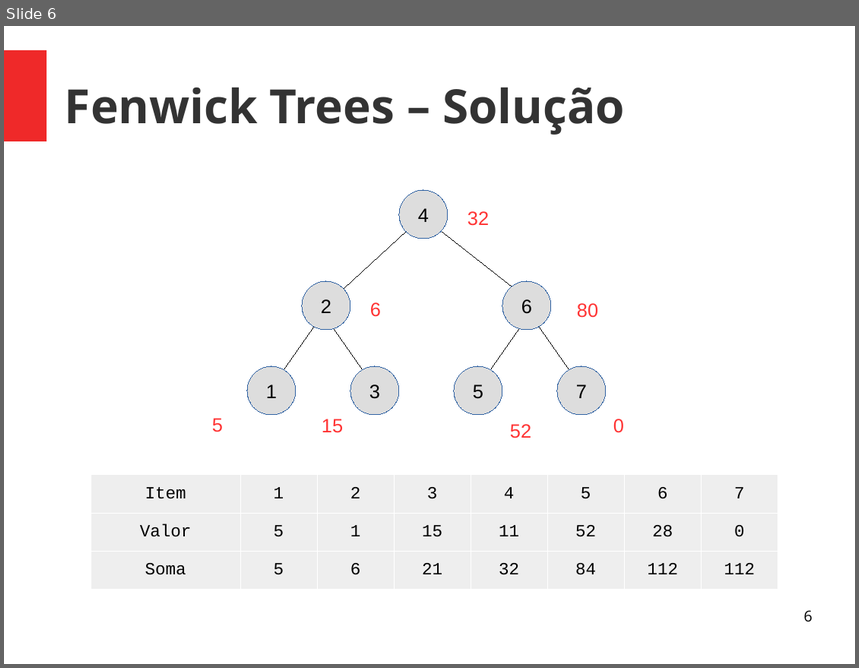
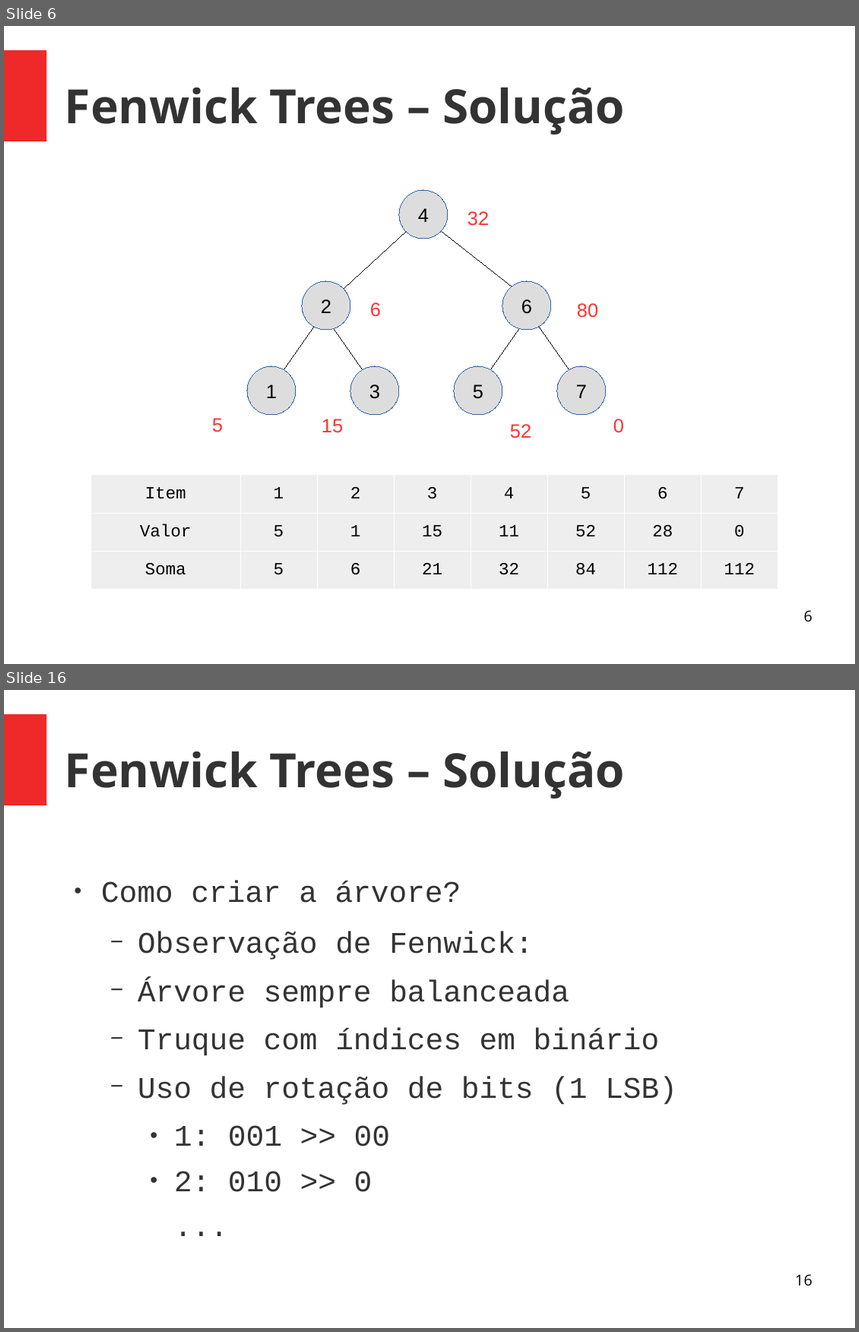
Before and after one commit to almirbraggio/aed, a slide deck: 03/Fenwick-Tree/fenwick-tree.odp. Shown one above the other, each under a label of ours: slide 6 before the commit, slides 6 and 16 after it; the slides between them are not shown. The pictures are 859x668 and 859x1332 pixels, drawn with LibreOffice and Linux fonts; fonts in the diff are those of the drawing. Boxes give left, top, right and bottom in pixels: in the first picture for what was removed or moved away, otherwise in the second. Text is boxed around its words. In the diff, an @@ line names an element or a change of style, - is before the commit and + after.

Commit message:
Fenwick presentation edit

```diff
--- a/03/Fenwick-Tree/fenwick-tree.odp
+++ b/03/Fenwick-Tree/fenwick-tree.odp
@@ slide 16 added at [4, 690, 855, 1328], background #FFFFFF; not listed: 1 template element that a slide beside it also shows @@
@@ title added at [65, 752, 625, 799], 44 pt, text #333333, bold @@
+Fenwick Trees – Solução
@@ text added at [101, 881, 677, 1192], 28 pt, text #333333 @@
+● Como criar a árvore?
+  − Observação de Fenwick:
+  − Árvore sempre balanceada
+  − Truque com índices em binário
+  − Uso de rotação de bits (1 LSB)
+    ● 1: 001 >> 00
+    ● 2: 010 >> 0
+    ...
@@ page number added at [795, 1274, 813, 1287], 14 pt, text #000000 @@
+16
```
Also in this commit, not shown: 13 other slides added, 1 other file.
